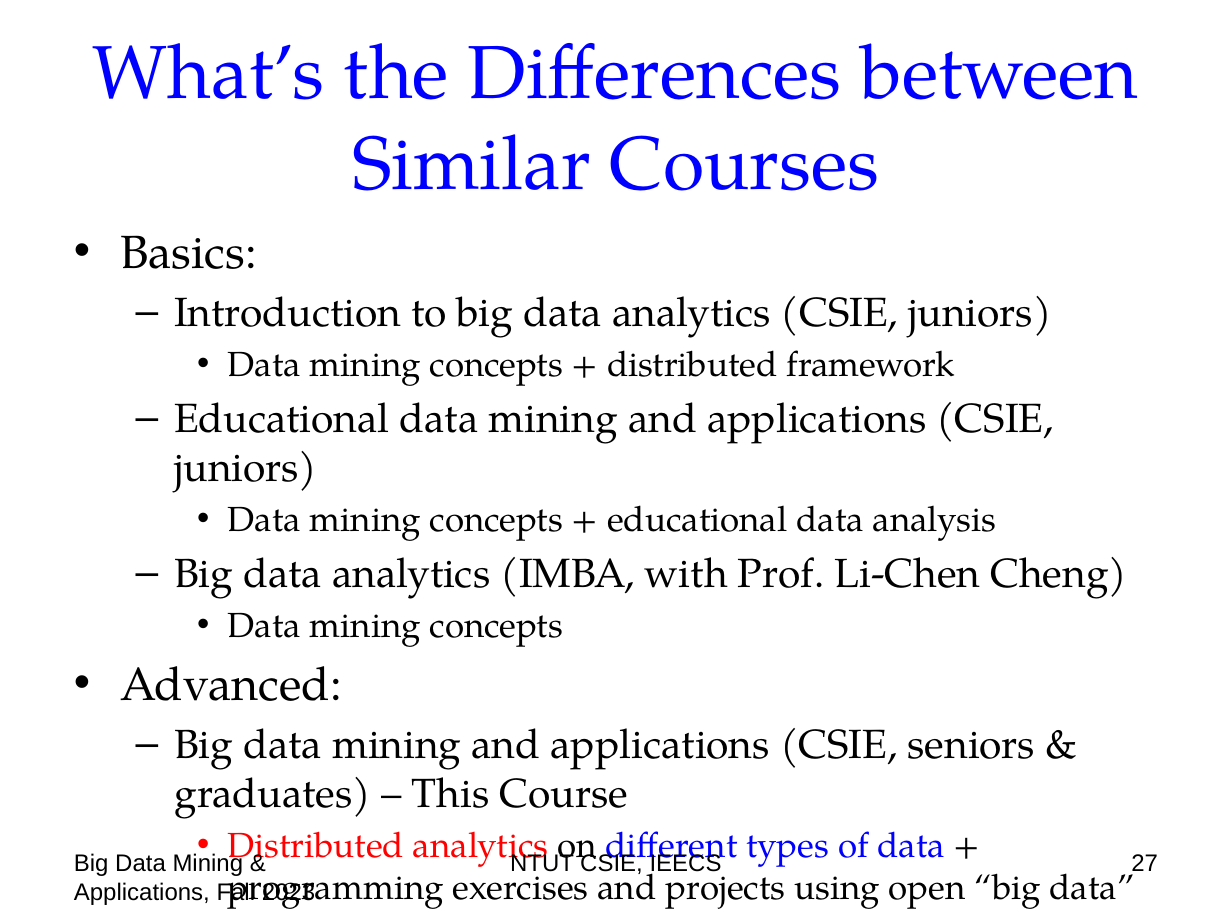
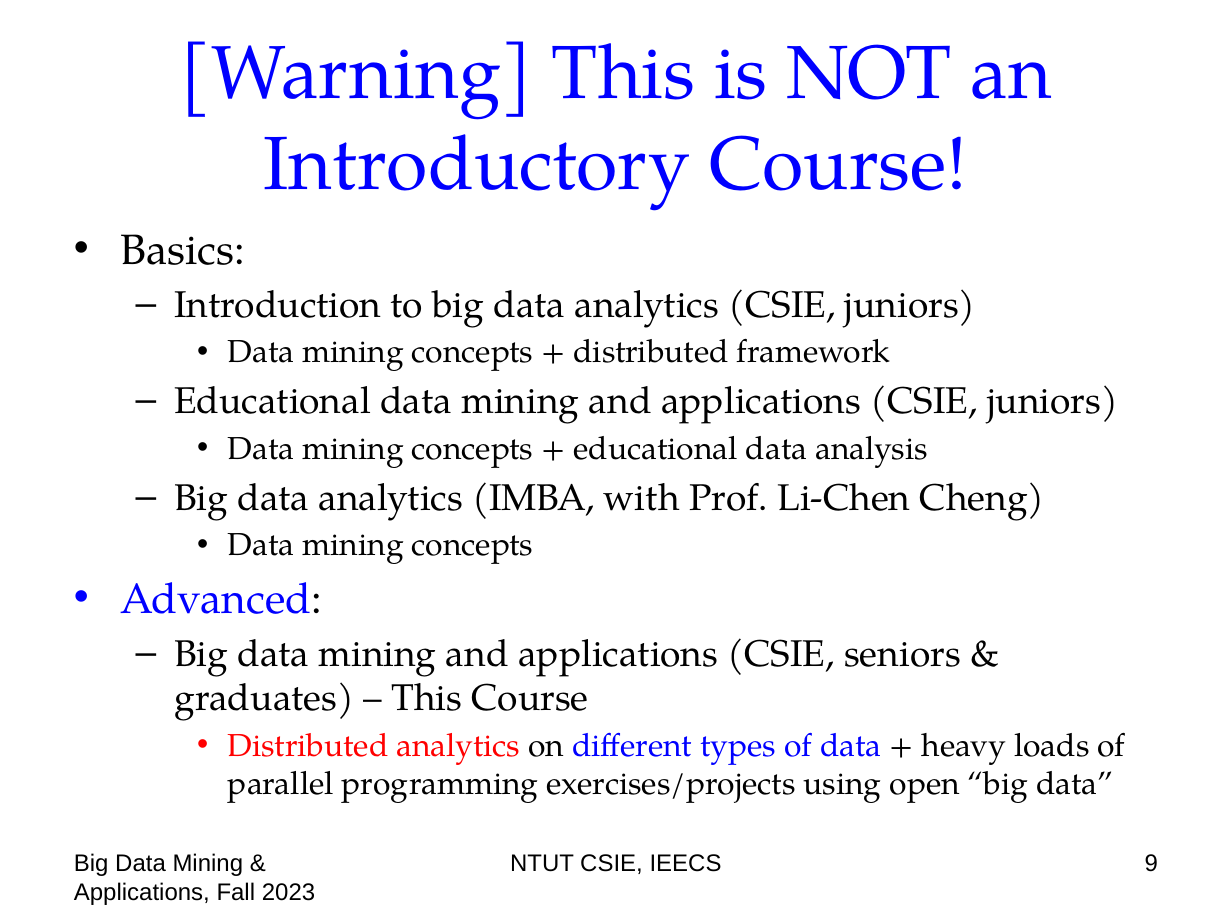
Before and after one commit to chriswjh/chriswjh.github.io, a slide deck: slide 9 of BDM/00-overview.pptx (slide 27 before the commit). Drawn at 1232x924 pixels with LibreOffice and Linux fonts; fonts in the diff are those of the drawing. Boxes give left, top, right and bottom in pixels: in the first picture for what was removed or moved away, otherwise in the second. Text is boxed around its words. In the diff, an @@ line names an element or a change of style, - is before the commit and + after.

```diff
--- a/BDM/00-overview.pptx
+++ b/BDM/00-overview.pptx
@@ title at (x1=179, y1=41, x2=1051, y2=211): text changed @@
-What’s the Differences between Similar Courses
+[Warning] This is NOT an Introductory Course!
@@ text at (x1=120, y1=234, x2=1118, y2=721): size 27.2 to 24.8 pt in "Basics:", "Advanced:"; size 23.8 to 21.7 pt in "Introduction to big data analytics (CSIE, juniors)", "Educational data mining and applications (CSIE, juniors)", "Big data analytics (IMBA, with Prof. Li-Chen ...", "Big data mining and applications (CSIE, seniors ..."; size 20.4 to 18.6 pt in "Data mining concepts + distributed framework", "Data mining concepts + educational data analysis", "Data mining concepts"; text colour #000000 to #0000FF in "Advanced:" @@
@@ text at (x1=228, y1=732, x2=1126, y2=803): text changed; size 20.4 to 18.6 pt @@
-    • Distributed analytics on different types of data + programming exercises and projects using open “big data”
+    • Distributed analytics on different types of data + heavy loads of parallel programming exercises/projects using open “big data”
@@ page number at (x1=1145, y1=854, x2=1158, y2=872): text changed @@
-27
+9
```
Also in this commit, not shown: 7 other slides changed, 1 other file.
